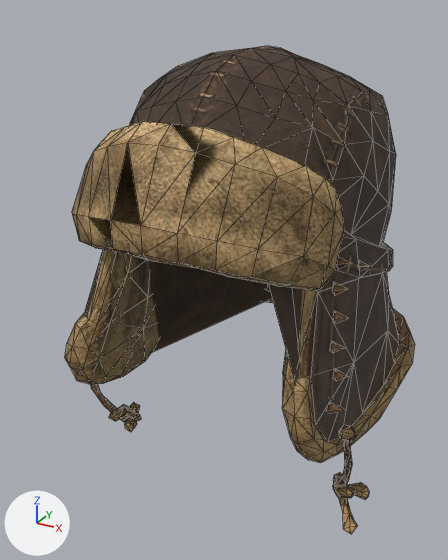
An edit to the glTF model godot-client/assets/actors/native/equipment/variants/greyhaven_male/frontier_hat_08.glb, drawn before and after from the same camera.
One viewpoint serves both versions: a 50 mm lens placed at (0.287, -0.529, 0.265), pointed at (-0.019, 0.027, -0.013). Lighting does not change. The marker at lower left points along +X, +Y and +Z. The older version comes first. Mesh edges are drawn as thin lines. Vertices at exactly the same position are counted once.

Names of what the first picture shows: 'Fur Cap'.
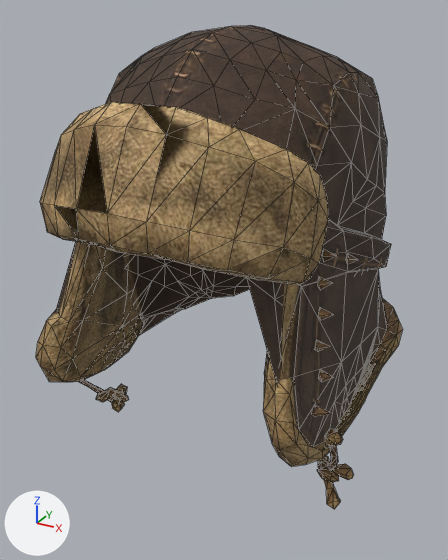
What differs and where, as boxes (x1, y1, x2, y2) in the pictures (448 x 560 px; the box of a moved part takes in the faces that stretch with it):
'Fur Cap', reshaped
    before: (65, 46, 415, 534)
    after: (36, 25, 403, 509)
part 1 of me_fur_cap, moved or reshaped
    before: (333, 482, 369, 500)
    after: (317, 464, 354, 483)
part 2 of me_fur_cap, moved or reshaped
    before: (338, 496, 357, 534)
    after: (324, 480, 340, 509)
part 3 of me_fur_cap, moved or reshaped
    before: (125, 402, 139, 432)
    after: (112, 384, 127, 412)
part 4 of me_fur_cap, moved or reshaped
    before: (332, 283, 347, 295)
    after: (317, 277, 333, 290)
part 5 of me_fur_cap, moved or reshaped
    before: (333, 369, 348, 381)
    after: (318, 369, 334, 382)
part 6 of me_fur_cap, moved or reshaped
    before: (358, 260, 370, 271)
    after: (346, 253, 357, 264)
part 7 of me_fur_cap, moved or reshaped
    before: (333, 311, 348, 324)
    after: (318, 308, 333, 320)
part 8 of me_fur_cap, moved or reshaped
    before: (336, 257, 352, 269)
    after: (322, 249, 337, 262)
part 9 of me_fur_cap, moved or reshaped
    before: (329, 341, 345, 353)
    after: (314, 339, 330, 352)
part 10 of me_fur_cap, moved or reshaped
    before: (327, 402, 345, 414)
    after: (312, 405, 331, 417)
part 11 of me_fur_cap, rebuilt
    before: (65, 46, 415, 463)
    after: (36, 25, 403, 467)
part 12 of me_fur_cap, added
    after: (78, 379, 129, 403)
part 13 of me_fur_cap, added (brown)
    after: (318, 429, 343, 470)
part 14 of me_fur_cap, deleted (brown)
    before: (91, 384, 141, 422)
part 15 of me_fur_cap, deleted (brown)
    before: (333, 425, 356, 486)

The change, as a diff of the scene's bpy script:
```diff
--- a/godot-client/assets/actors/native/equipment/variants/greyhaven_male/frontier_hat_08.glb.py
+++ b/godot-client/assets/actors/native/equipment/variants/greyhaven_male/frontier_hat_08.glb.py
@@ me_fur_cap @@
 # used by ob_fur_cap; location = (0.0, 0.0, 0.0)
-me_fur_cap.from_pydata(...)  # 851 vertices, 1605 faces; spans x -0.192..0.182, y -0.139..0.282, z -0.207..0.228
+me_fur_cap.from_pydata(...)  # 1704 vertices, 3299 faces; spans x -0.188..0.173, y -0.179..0.233, z -0.158..0.249
+# me_fur_cap part 1: the loose piece of 32 vertices spanning x 0.147..0.182, y -0.061..-0.025, z -0.189..-0.164 is multiplied about its middle by the matrix ((0.946, 0.001, 0.149), (0.002, 0.945, -0.19), (0.002, -0.001, 0.582)), then moved by (-0.009, -0.031, 0.042)
+# me_fur_cap part 2: the loose piece of 20 vertices spanning x 0.147..0.179, y -0.068..-0.031, z -0.207..-0.181 is scaled about its middle by (0.899, 0.898, 0.811), then moved by (-0.01, -0.028, 0.047)
+# me_fur_cap part 3: the loose piece of 27 vertices spanning x -0.134..-0.1, y -0.051..-0.007, z -0.204..-0.189 is scaled about its middle by (0.934, 0.934, 0.855), then moved by (0.008, -0.029, 0.048)
+# me_fur_cap part 4: the loose piece of 6 vertices spanning x 0.121..0.136, y -0.024..-0.012, z 0.019..0.031 is moved by (0.0, -0.041, 0.022)
+# me_fur_cap part 5: the loose piece of 6 vertices spanning x 0.136..0.15, y -0.043..-0.03, z -0.06..-0.047 is moved by (-0.001, -0.041, 0.022)
+# me_fur_cap part 6: the loose piece of 6 vertices spanning x 0.131..0.142, y 0.022..0.032, z 0.029..0.039 is moved by (0.0, -0.041, 0.021)
+# me_fur_cap part 7: the loose piece of 6 vertices spanning x 0.126..0.141, y -0.03..-0.018, z -0.007..0.005 is moved by (-0.001, -0.041, 0.022)
+# me_fur_cap part 8: the loose piece of 6 vertices spanning x 0.119..0.135, y -0.012..0.0, z 0.04..0.053 is moved by (0.0, -0.041, 0.021)
+# me_fur_cap part 9: the loose piece of 6 vertices spanning x 0.129..0.143, y -0.042..-0.027, z -0.033..-0.02 is moved by (-0.001, -0.041, 0.022)
+# me_fur_cap part 10: the loose piece of 6 vertices spanning x 0.138..0.155, y -0.061..-0.049, z -0.086..-0.073 is moved by (-0.001, -0.041, 0.022)
+# me_fur_cap part 11: the loose piece of 594 vertices spanning x -0.192..0.181, y -0.139..0.282, z -0.158..0.228 is rebuilt with 1434 vertices and now spans x -0.188..0.17, y -0.179..0.233, z -0.124..0.249
+# me_fur_cap part 12: a new loose piece of 69 vertices spanning x -0.172..-0.099, y -0.088..-0.051, z -0.157..-0.08, in mat_fur_cap_base (picture img_canonical_fa78f2650bdf44415818f877999bbd49b0d23dd5624b813b0489ebe7e192fe31_jpg)
+# me_fur_cap part 13: a new loose piece of 38 vertices spanning x 0.133..0.162, y -0.088..-0.052, z -0.142..-0.082, in mat_fur_cap_base (picture img_canonical_fa78f2650bdf44415818f877999bbd49b0d23dd5624b813b0489ebe7e192fe31_jpg)
+# me_fur_cap part 14: the loose piece of 56 vertices spanning x -0.173..-0.106, y -0.053..-0.021, z -0.206..-0.102 is deleted
+# me_fur_cap part 15: the loose piece of 38 vertices spanning x 0.142..0.163, y -0.047..-0.021, z -0.189..-0.104 is deleted
+# other edits to the shape of me_fur_cap do not show in these pictures
 me_fur_cap.materials.append(mat_fur_cap_base)
```
